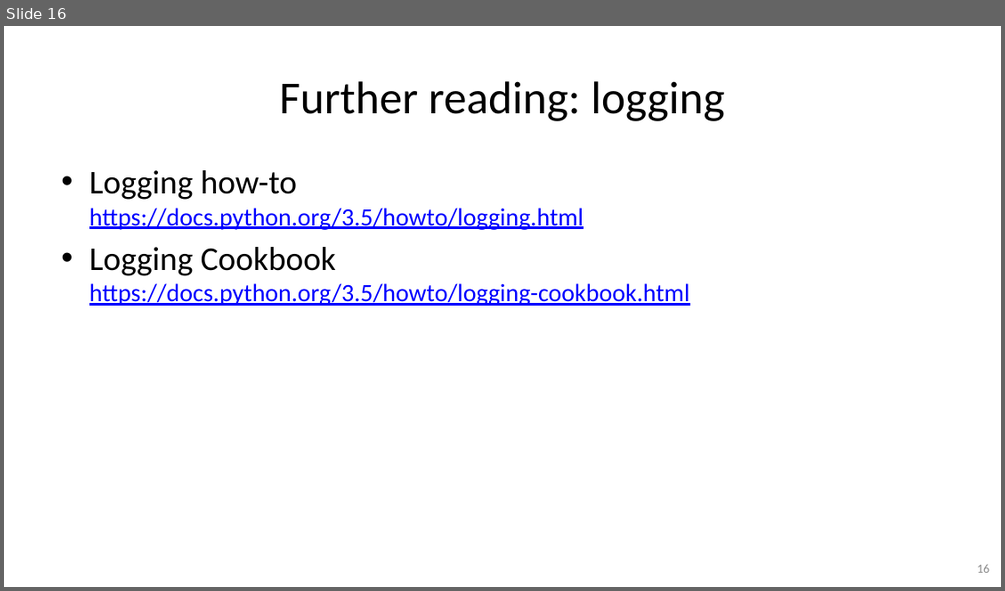
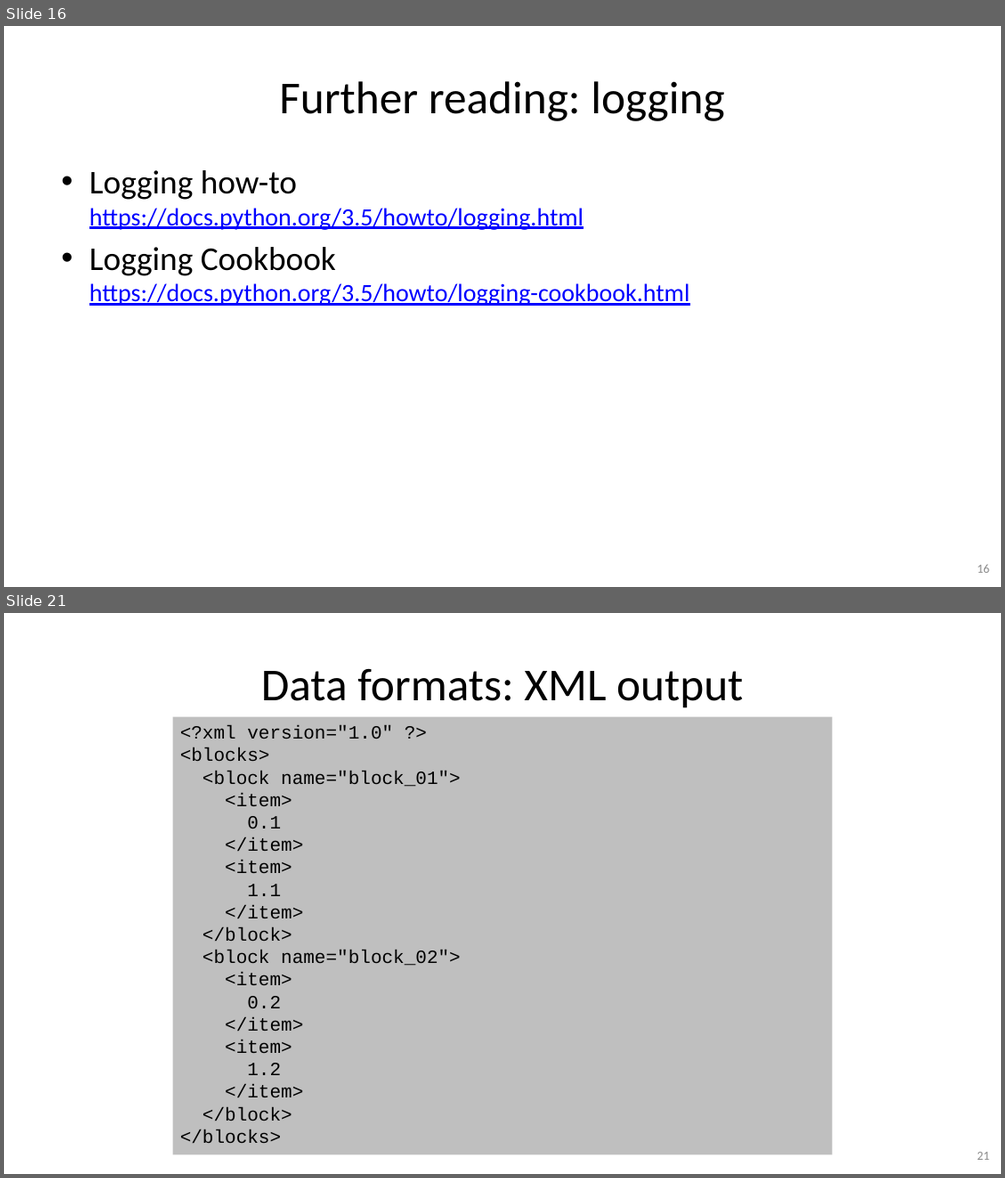
Before and after one commit to gjbex/Python-for-systems-programming, a slide deck: python_for_systems_programming.pptx. Shown one above the other, each under a label of ours: slide 16 before the commit, slides 16 and 21 after it; the slides between them are not shown. The pictures are 1005x591 and 1005x1178 pixels, drawn with LibreOffice and Linux fonts; fonts in the diff are those of the drawing. Boxes give left, top, right and bottom in pixels: in the first picture for what was removed or moved away, otherwise in the second. Text is boxed around its words. In the diff, an @@ line names an element or a change of style, - is before the commit and + after.

Commit message:
Add data formats slides

```diff
--- a/python_for_systems_programming.pptx
+++ b/python_for_systems_programming.pptx
@@ slide 21 added at (4, 613, 1001, 1174), background #FFFFFF @@
@@ title added at (261, 668, 743, 708), 44 pt, text #000000 @@
+Data formats: XML output
@@ rectangle added at (173, 717, 833, 1155), fill #BFBFBF, 18 pt, text #000000 @@
+<?xml version="1.0" ?>
+<blocks>
+<block name="block_01">
+<item>
+0.1
+</item>
+<item>
+1.1
+</item>
+</block>
+<block name="block_02">
+<item>
+0.2
+</item>
+<item>
+1.2
+</item>
+</block>
+</blocks>
@@ page number added at (977, 1151, 989, 1159), 12 pt, text #8C8C8C @@
+21
```
Also in this commit, not shown: 5 other slides added.
